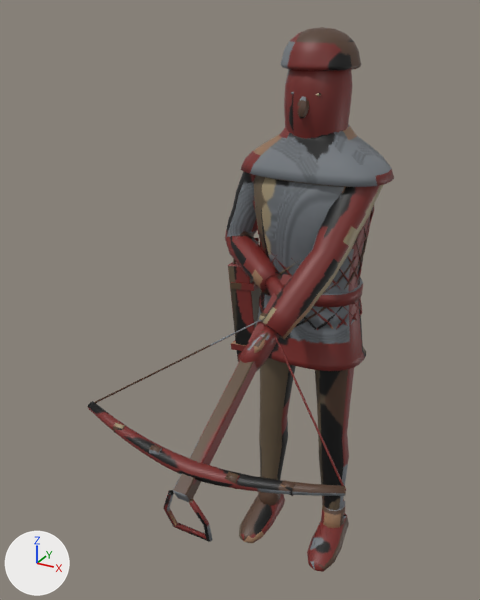
Before and after pictures for a commit that changed the FBX model Assets/Models/ArtBible/Enemies/High/CastleCrossbowman/CastleCrossbowman.fbx.
Camera for both pictures: a 50 mm camera at (0.763, -1.858, 1.829) aimed at (-0.097, -0.294, 1.047). Arrows for +X, +Y and +Z are at lower left; the lights stay in place. The picture after the commit comes second.

Names of what the first picture shows: 'CastleCrossbowman'.
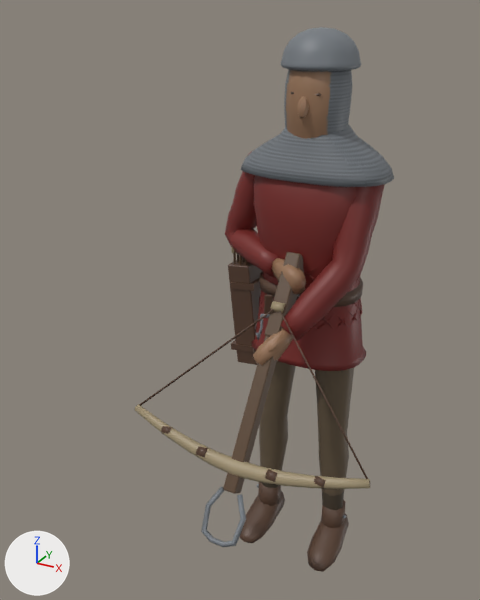
Location of each change, [x1, y1, x2, y2] in pixels of the pictures (480 x 600 px; the box of a moved part takes in the faces that stretch with it):
'CastleCrossbowman', reshaped (15% narrower): before [87, 27, 394, 572]; after [134, 27, 394, 572]
part 1 of me_castlecrossbowman, moved or reshaped: before [239, 326, 279, 372]; after [253, 327, 293, 365]
part 2 of me_castlecrossbowman, moved or reshaped: before [254, 331, 268, 353]; after [268, 333, 283, 352]
part 3 of me_castlecrossbowman, moved or reshaped: before [259, 313, 267, 322]; after [271, 301, 285, 313]
part 4 of me_castlecrossbowman, moved or reshaped: before [87, 401, 346, 496]; after [134, 404, 370, 489]
part 5 of me_castlecrossbowman, moved or reshaped: before [94, 319, 346, 491]; after [139, 309, 370, 484]
part 6 of me_castlecrossbowman, moved or reshaped: before [113, 423, 126, 433]; after [161, 426, 173, 434]
part 7 of me_castlecrossbowman, moved or reshaped: before [149, 445, 162, 455]; after [196, 446, 208, 458]
part 8 of me_castlecrossbowman, moved or reshaped: before [225, 472, 240, 489]; after [265, 469, 277, 485]
part 9 of me_castlecrossbowman, moved or reshaped: before [281, 480, 295, 496]; after [314, 476, 325, 489]
part 10 of me_castlecrossbowman, moved or reshaped: before [173, 360, 258, 502]; after [223, 336, 277, 494]
part 11 of me_castlecrossbowman, moved or reshaped: before [248, 274, 292, 343]; after [264, 252, 304, 336]
part 12 of me_castlecrossbowman, added: after [201, 487, 246, 547]
part 13 of me_castlecrossbowman, deleted: before [163, 490, 213, 542]
part 14 of me_castlecrossbowman, moved or reshaped: before [225, 171, 383, 339]; after [225, 171, 385, 340]
part 15 of me_castlecrossbowman, surface changed: [226, 27, 394, 572] in both

The edits, one by one:
me_castlecrossbowman is used by ob_castlecrossbowman; location (0.0, 0.0, 0.0).
me_castlecrossbowman had 3326 vertices, 3091 faces and spanned x -0.38..0.38, y -0.78..0.14, z 0.0..1.78.
me_castlecrossbowman now has 3336 vertices, 3101 faces and spans x -0.38..0.38, y -0.61..0.14, z 0.0..1.78.
me_castlecrossbowman part 1: the loose piece of 33 vertices spanning x -0.03..0.05, y -0.44..-0.31, z 0.89..1.02 is multiplied about its middle by the matrix ((0.988, 0.104, 0.111), (-0.094, 0.992, -0.089), (-0.119, 0.078, 0.99)), then moved by (0.0, 0.1, -0.04).
me_castlecrossbowman part 2: the loose piece of 13 vertices spanning x 0.01..0.04, y -0.43..-0.36, z 0.95..1.01 is moved by (0.0, 0.1, -0.05).
me_castlecrossbowman part 3: the loose piece of 16 vertices spanning x -0.02..0.02, y -0.32..-0.29, z 1.0..1.03 is moved by (0.0, 0.07, 0.01).
me_castlecrossbowman part 4: the loose piece of 88 vertices spanning x -0.38..0.38, y -0.74..-0.64, z 0.75..0.81 is turned 26 degrees about the x axis through its middle, then moved by (0.0, 0.22, -0.14).
me_castlecrossbowman part 5: the loose piece of 12 vertices spanning x -0.38..0.38, y -0.66..-0.31, z 0.8..1.02 is scaled about its middle by (1, 0.619, 1.58), then moved by (0.0, 0.14, -0.06).
me_castlecrossbowman part 6: the loose piece of 16 vertices spanning x -0.27..-0.24, y -0.7..-0.67, z 0.77..0.8 is moved by (0.0, 0.21, -0.14).
me_castlecrossbowman part 7: the loose piece of 16 vertices spanning x -0.13..-0.1, y -0.73..-0.69, z 0.75..0.79 is moved by (0.0, 0.22, -0.14).
me_castlecrossbowman part 8: the loose piece of 16 vertices spanning x 0.1..0.13, y -0.73..-0.69, z 0.75..0.79 is moved by (0.0, 0.22, -0.14).
me_castlecrossbowman part 9: the loose piece of 16 vertices spanning x 0.24..0.27, y -0.7..-0.67, z 0.77..0.8 is moved by (0.0, 0.21, -0.14).
me_castlecrossbowman part 10: the loose piece of 24 vertices spanning x -0.02..0.02, y -0.78..-0.29, z 0.7..1.01 is turned 26 degrees about the x axis through its middle, then moved by (0.0, 0.17, -0.08).
me_castlecrossbowman part 11: the loose piece of 24 vertices spanning x -0.02..0.02, y -0.39..-0.13, z 0.91..1.1 is turned 26 degrees about the x axis through its middle, then moved by (0.0, 0.07, 0.03).
me_castlecrossbowman part 12: a new loose piece of 40 vertices spanning x -0.07..0.07, y -0.61..-0.52, z 0.43..0.56, in mat_castlecrossbowman.
me_castlecrossbowman part 13: the loose piece of 30 vertices spanning x -0.07..0.07, y -0.78..-0.72, z 0.57..0.72 is deleted.
me_castlecrossbowman part 14: 229 vertices moved from x -0.3..0.22, y -0.37..0.05, z 0.98..1.44 to x -0.32..0.22, y -0.27..0.07, z 0.92..1.44; 73 vertices removed from x -0.28..0.13, y -0.32..-0.01, z 0.95..1.3; 73 vertices added at x -0.3..0.15, y -0.21..0.01, z 0.92..1.3.
me_castlecrossbowman part 15: 2689 kept faces spanning x -0.32..0.24, y -0.27..0.14, z 0.0..1.78 get new texture (UV) coordinates.
Other edits to the shape of me_castlecrossbowman do not show in these pictures.
